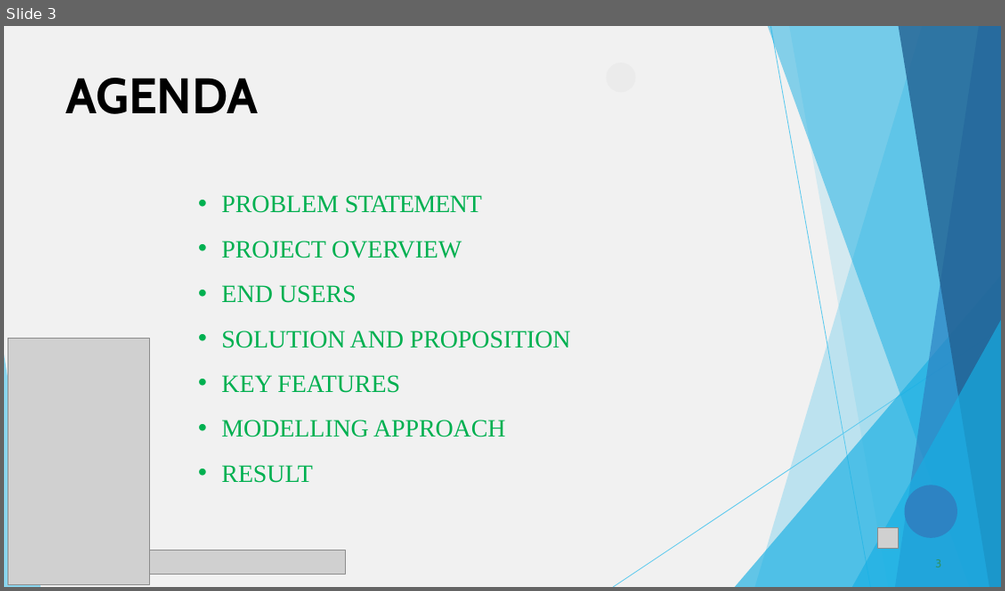
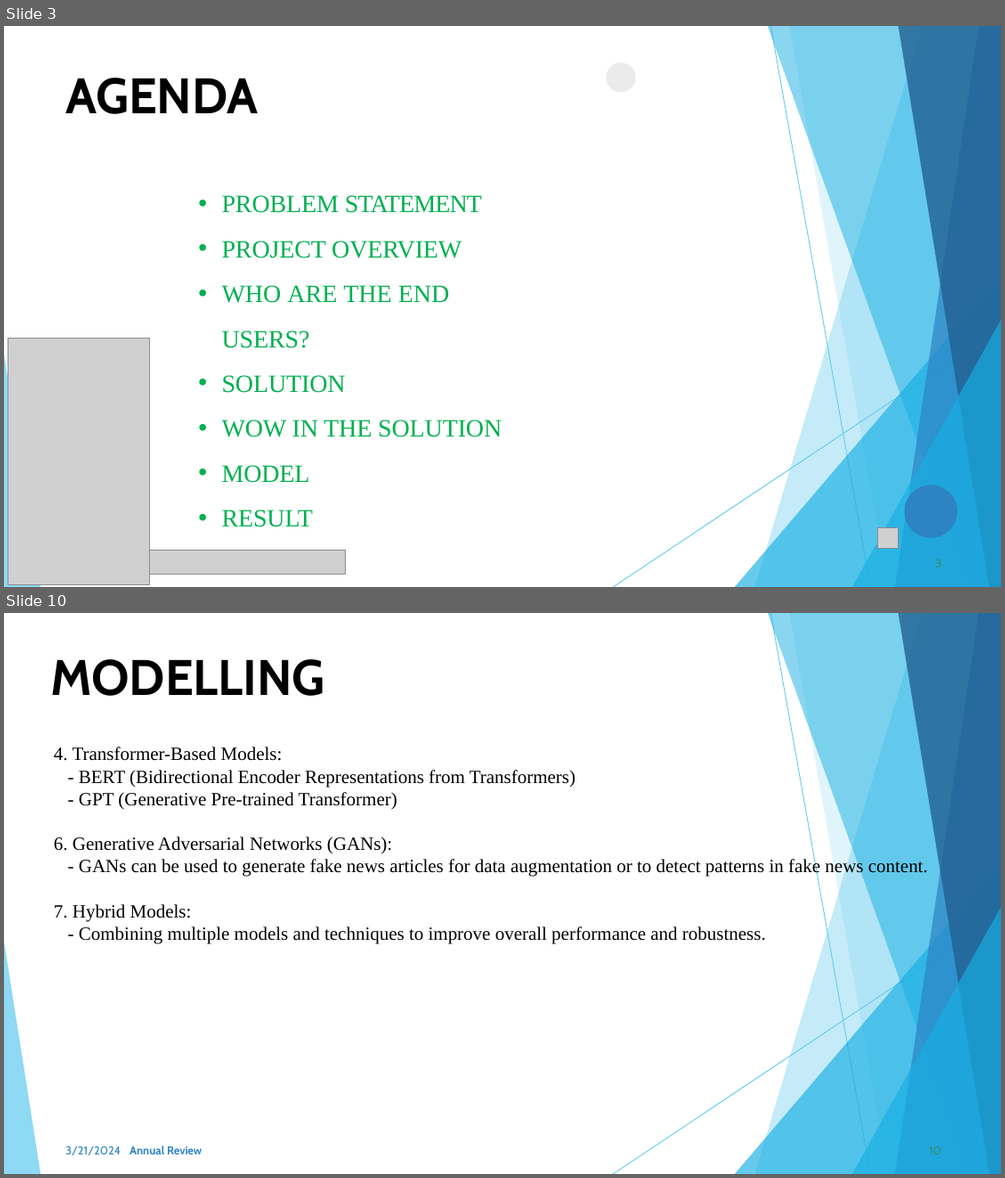
Before and after one commit to Praveena1108/tnsdc-genAI, a slide deck: TNSDC-GENAI PPT.pptx. Shown one above the other, each under a label of ours: slide 3 before the commit, slides 3 and 10 after it; the slides between them are not shown. The pictures are 1005x591 and 1005x1178 pixels, drawn with LibreOffice and Linux fonts; fonts in the diff are those of the drawing; grey boxes stand for pictures; background and template pictures are left out. Boxes give left, top, right and bottom in pixels: in the first picture for what was removed or moved away, otherwise in the second. Text is boxed around its words. In the diff, an @@ line names an element or a change of style, - is before the commit and + after.

```diff
--- a/TNSDC-GENAI PPT.pptx
+++ b/TNSDC-GENAI PPT.pptx
@@ slide 10 added at (x1=4, y1=613, x2=1001, y2=1174), background #FFFFFF @@
@@ freeform shape added at (x1=755, y1=613, x2=1001, y2=1174), fill #5FCAEE at 36% opacity @@
@@ freeform shape added at (x1=768, y1=613, x2=1001, y2=1174), fill #17AFE3 at 50% opacity @@
@@ freeform shape added at (x1=771, y1=614, x2=871, y2=1174), outline #5FCAEE 0.75 pt @@
@@ freeform shape added at (x1=789, y1=613, x2=1001, y2=1174), fill #5FCAEE at 20% opacity @@
@@ freeform shape added at (x1=896, y1=613, x2=1001, y2=1174), fill #2D83C3 at 70% opacity @@
@@ freeform shape added at (x1=898, y1=613, x2=1001, y2=1174), fill #226192 at 80% opacity @@
@@ title added at (x1=50, y1=659, x2=324, y2=696), 48 pt, text #000000, bold @@
+MODELLING
@@ text added at (x1=54, y1=747, x2=928, y2=944), 18 pt, text #000000 @@
+4. Transformer-Based Models:
+- BERT (Bidirectional Encoder Representations from Transformers)
+- GPT (Generative Pre-trained Transformer)
+6. Generative Adversarial Networks (GANs):
+- GANs can be used to generate fake news articles for data augmentation or to detect patterns in fake news content.
+7. Hybrid Models:
+- Combining multiple models and techniques to improve overall performance and robustness.
@@ freeform shape added at (x1=735, y1=862, x2=1001, y2=1174), fill #17AFE3 at 66% opacity @@
@@ freeform shape added at (x1=614, y1=915, x2=1001, y2=1174), outline #5FCAEE 0.75 pt @@
@@ freeform shape added at (x1=852, y1=907, x2=1001, y2=1174), fill #17AFE3 at 66% opacity @@
@@ freeform shape added at (x1=4, y1=941, x2=40, y2=1174), fill #5FCAEE at 70% opacity @@
@@ text added at (x1=65, y1=1145, x2=202, y2=1155), 11 pt, text #2D83C3, bold @@
+3/21/2024 Annual Review
@@ page number added at (x1=929, y1=1146, x2=940, y2=1154), 11 pt, text #2D936B @@
+10
@@ slide 3 changed as well @@
@@ freeform shape removed at (x1=4, y1=26, x2=1001, y2=587) @@
@@ text at (x1=222, y1=285, x2=502, y2=483): text changed @@
-• END USERS
-• SOLUTION AND PROPOSITION
-• KEY FEATURES
-• MODELLING APPROACH
+• WHO ARE THE END USERS?
+• SOLUTION
+• WOW IN THE SOLUTION
+• MODEL
```
Also in this commit, not shown: 8 other slides changed, 1 other slide added, 2 slides removed.
